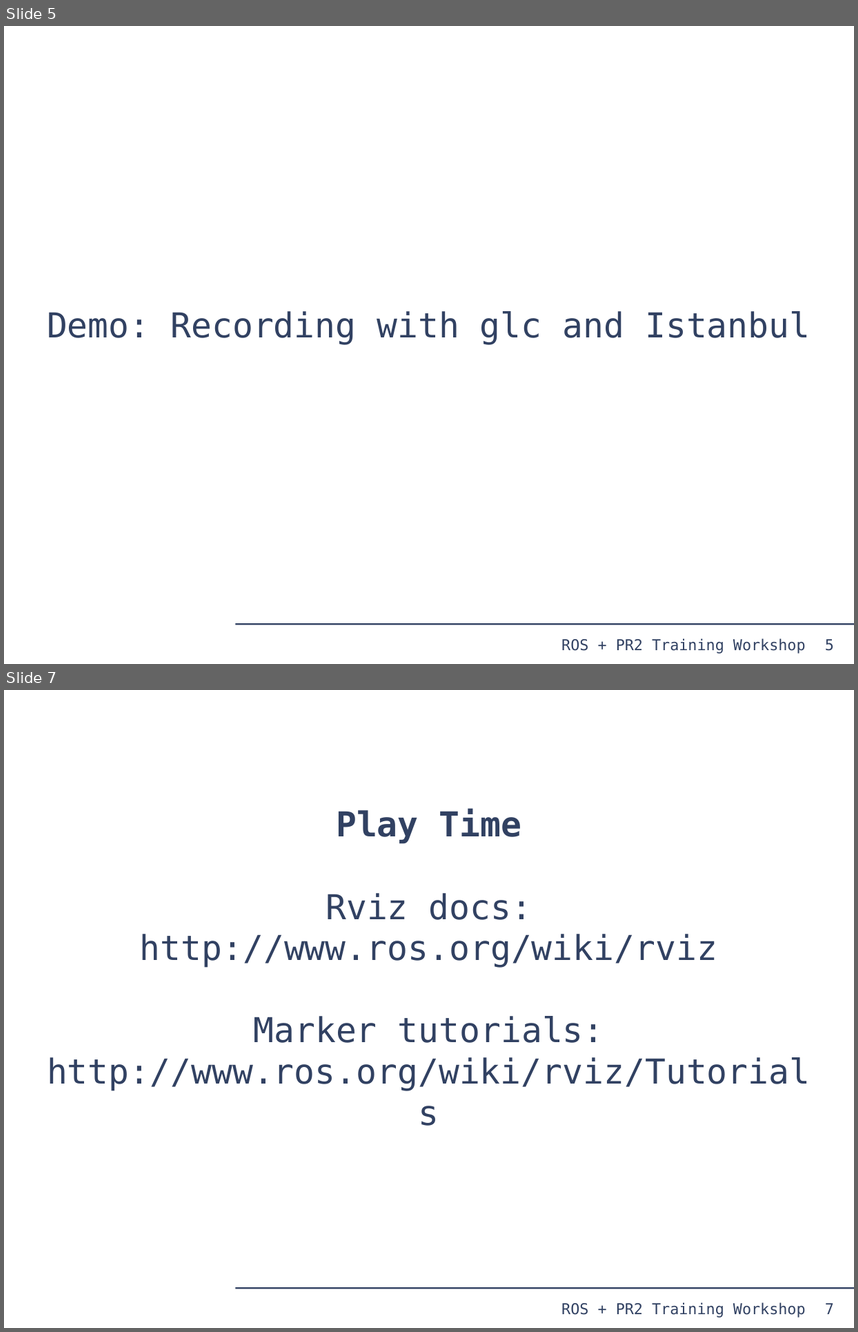
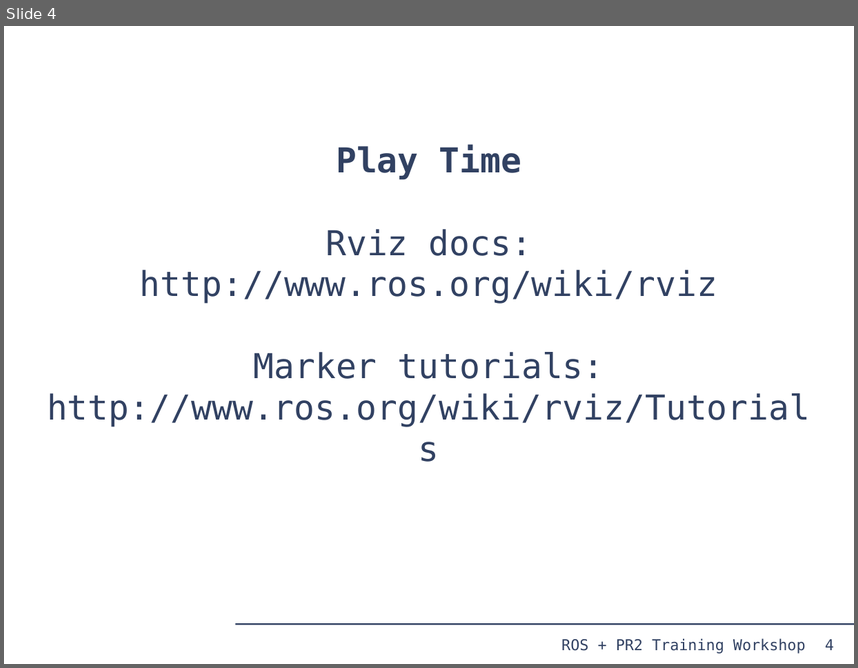
Before and after one commit to PR2/pr2_docs, a slide deck: pr2_training_workshop/rviz/rviz.odp. Shown one above the other, each under a label of ours: slides 5 and 7 before the commit, slide 4 after it; the slides between them are not shown. The pictures are 858x1332 and 858x668 pixels, drawn with LibreOffice and Linux fonts; fonts in the diff are those of the drawing. Boxes give left, top, right and bottom in pixels: in the first picture for what was removed or moved away, otherwise in the second. Text is boxed around its words. In the diff, an @@ line names an element or a change of style, - is before the commit and + after.

```diff
--- a/pr2_training_workshop/rviz/rviz.odp
+++ b/pr2_training_workshop/rviz/rviz.odp
@@ slide 5 removed at [4, 26, 854, 664], background #FFFFFF; not listed: 3 template elements that a slide beside it also shows @@
@@ subtitle removed at [47, 311, 810, 345] @@
-Demo: Recording with glc and Istanbul
@@ what was slide 7 is now slide 4 @@
@@ page number at [825, 639, 834, 650]: text changed @@
-7
+4
```
Also in this commit, not shown: 1 slide changed, 2 other slides removed.
